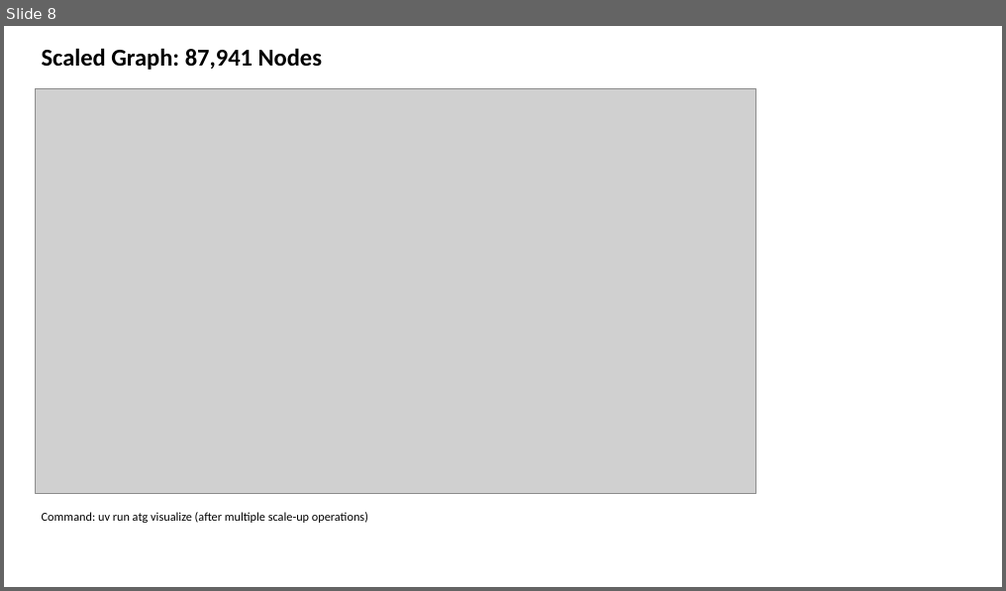
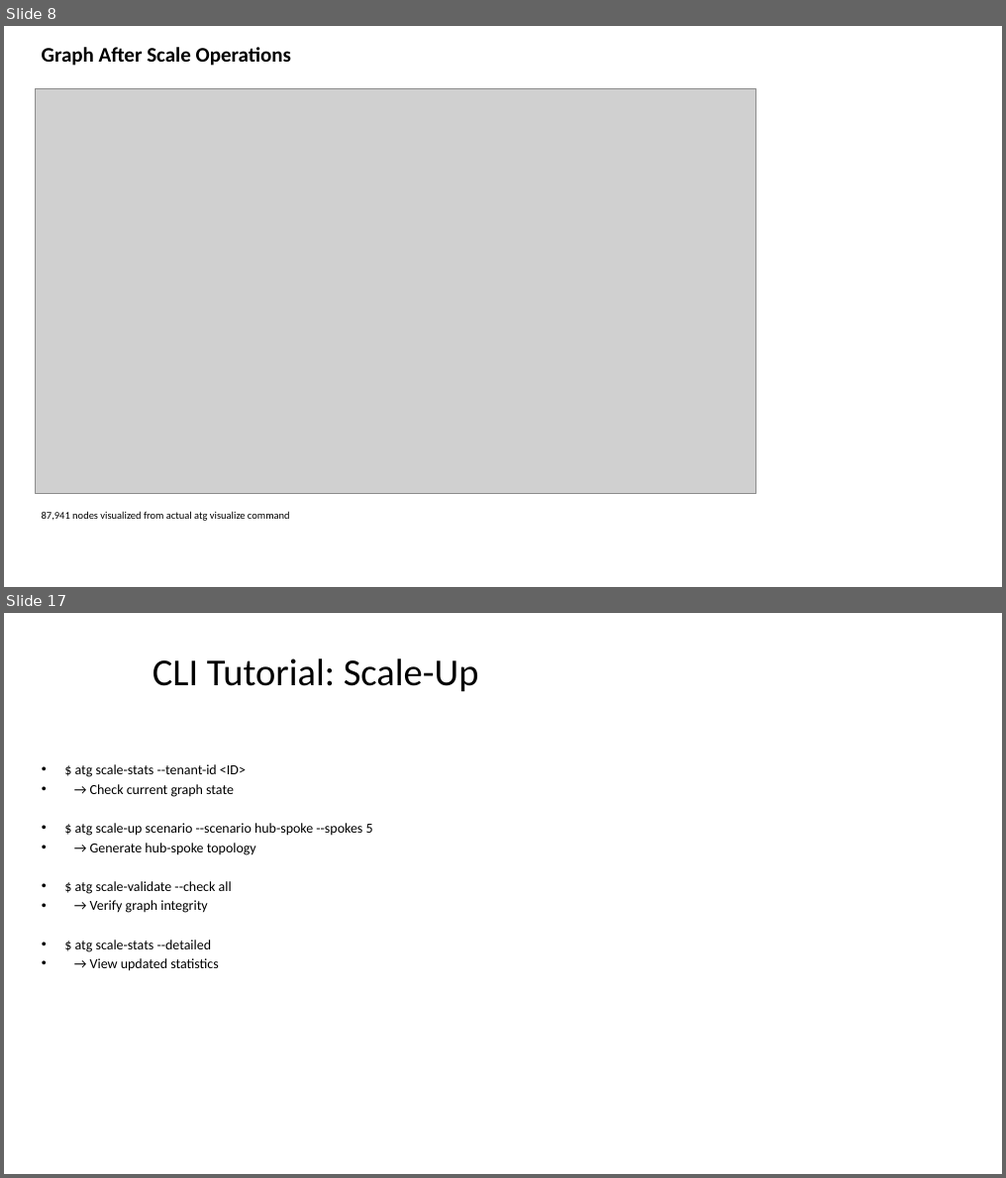
Before and after one commit to rysweet/azure-tenant-grapher, a slide deck: Scale_Operations_Implementation.pptx. Shown one above the other, each under a label of ours: slide 8 before the commit, slides 8 and 17 after it; the slides between them are not shown. The pictures are 1006x591 and 1006x1178 pixels, drawn with LibreOffice and Linux fonts; fonts in the diff are those of the drawing; grey boxes stand for pictures. Boxes give left, top, right and bottom in pixels: in the first picture for what was removed or moved away, otherwise in the second. Text is boxed around its words. In the diff, an @@ line names an element or a change of style, - is before the commit and + after.

```diff
--- a/Scale_Operations_Implementation.pptx
+++ b/Scale_Operations_Implementation.pptx
@@ slide 17 added at <box>4,613,1002,1174</box>, background #FFFFFF @@
@@ title added at <box>152,659,479,692</box>, 44 pt, text #000000 @@
+CLI Tutorial: Scale-Up
@@ text added at <box>75,764,373,971</box>, 16 pt, text #000000 @@
+• $ atg scale-stats --tenant-id <ID>
+• → Check current graph state
+• $ atg scale-up scenario --scenario hub-spoke --spokes 5
+• → Generate hub-spoke topology
+• $ atg scale-validate --check all
+• → Verify graph integrity
+• $ atg scale-stats --detailed
+• → View updated statistics
@@ slide 8 changed as well @@
@@ text at <box>42,47,291,66</box>: text changed; size 28 to 24 pt @@
-Scaled Graph: 87,941 Nodes
+Graph After Scale Operations
@@ text at <box>42,511,290,521</box>: text changed; size 14 to 12 pt @@
-Command: uv run atg visualize (after multiple scale-up operations)
+87,941 nodes visualized from actual atg visualize command
```
Also in this commit, not shown: 9 other slides changed, 9 other slides added.
